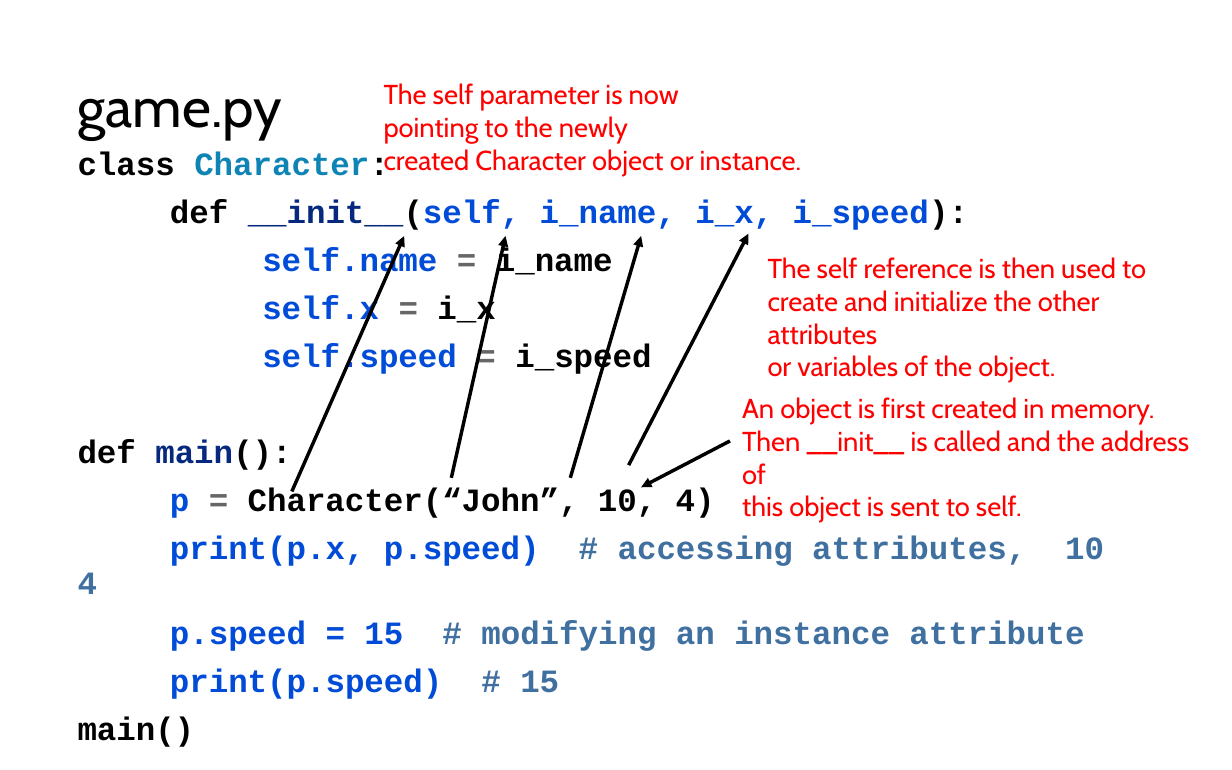
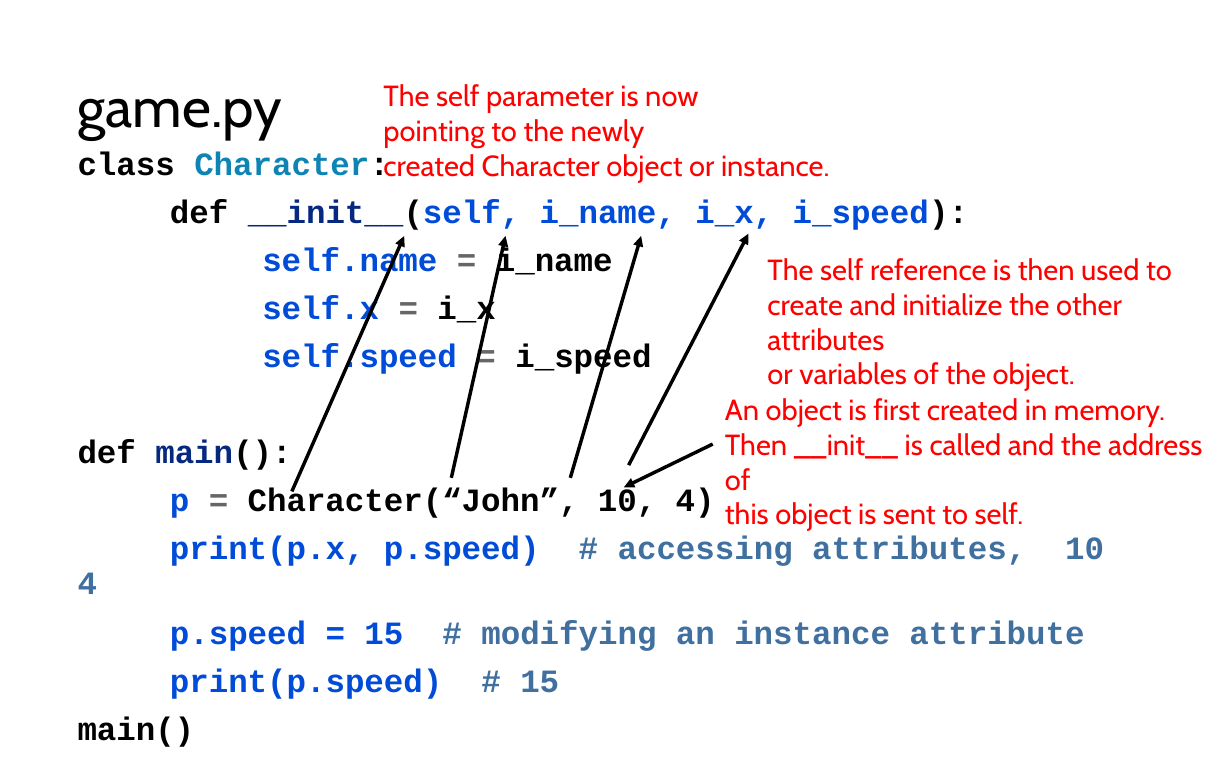
Before and after one commit to LongBaoNguyen/longbaonguyen.github.io, a slide deck: slide 10 of courses/apcsp/lect9.pptx (slide 5 before the commit). Drawn at 1232x770 pixels with LibreOffice and Linux fonts; fonts in the diff are those of the drawing. Boxes give left, top, right and bottom in pixels: in the first picture for what was removed or moved away, otherwise in the second. Text is boxed around its words. In the diff, an @@ line names an element or a change of style, - is before the commit and + after.

```diff
--- a/courses/apcsp/lect9.pptx
+++ b/courses/apcsp/lect9.pptx
@@ size 16 to 17 pt in 3 elements at (725, 398, 1202, 531), (767, 258, 1172, 391), (383, 84, 829, 182) @@
@@ text "An object is first created ...": place and size @@
-text "An object is first created ..." at (742, 397, 1189, 523)
+text "An object is first created ..." at (725, 398, 1202, 531)
@@ arrow moved from (731, 441) - (641, 488) to (713, 444) - (623, 488) @@
```
Also in this commit, not shown: 11 other slides changed, 12 slides added, 7 slides removed, 10 other files.
